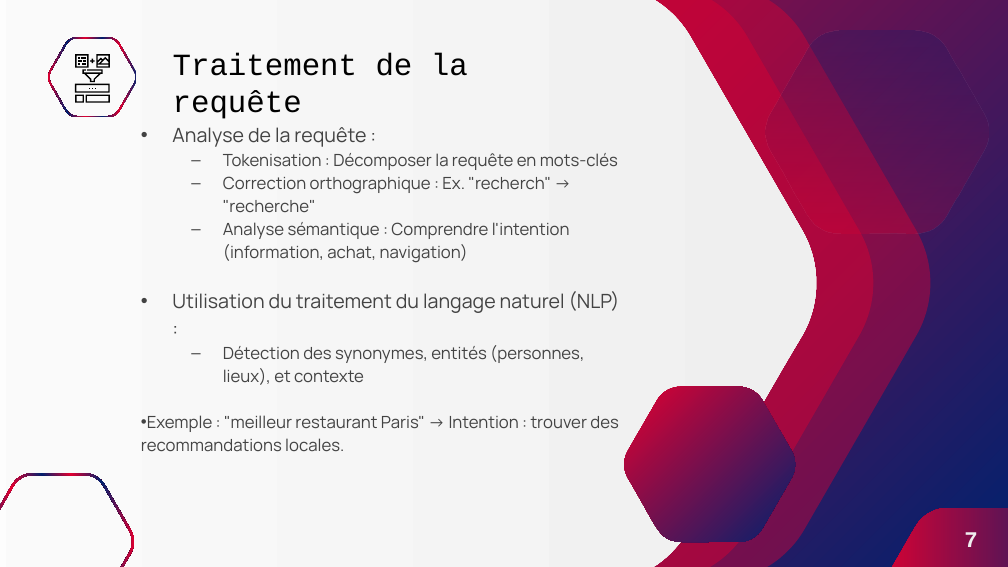
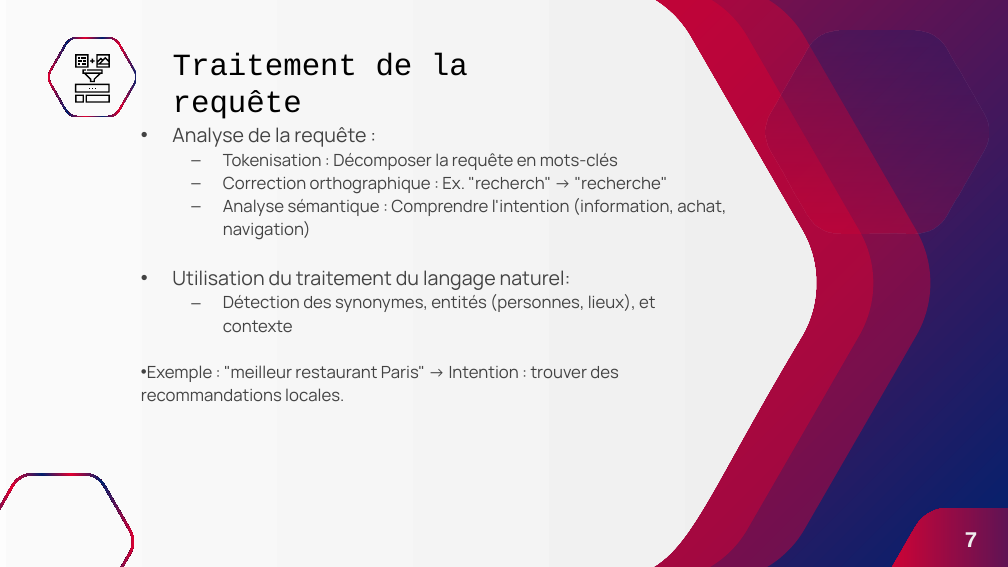
Before and after one commit to SelAchraf/Master, a slide deck: slide 7 of Semestre 2/Bibliographical research/Les_Moteurs_de_recherche.pptx. Drawn at 1008x567 pixels with LibreOffice and Linux fonts; fonts in the diff are those of the drawing. Boxes give left, top, right and bottom in pixels: in the first picture for what was removed or moved away, otherwise in the second. Text is boxed around its words. In the diff, an @@ line names an element or a change of style, - is before the commit and + after.

```diff
--- a/Semestre 2/Bibliographical research/Les_Moteurs_de_recherche.pptx
+++ b/Semestre 2/Bibliographical research/Les_Moteurs_de_recherche.pptx
@@ subtitle at [172,270,571,290]: text changed @@
-• Utilisation du traitement du langage naturel (NLP) :
+• Utilisation du traitement du langage naturel:
@@ freeform shape removed at [623,387,796,542] @@
```
Also in this commit, not shown: 2 other slides changed, 3 slides removed, 9 other files.
